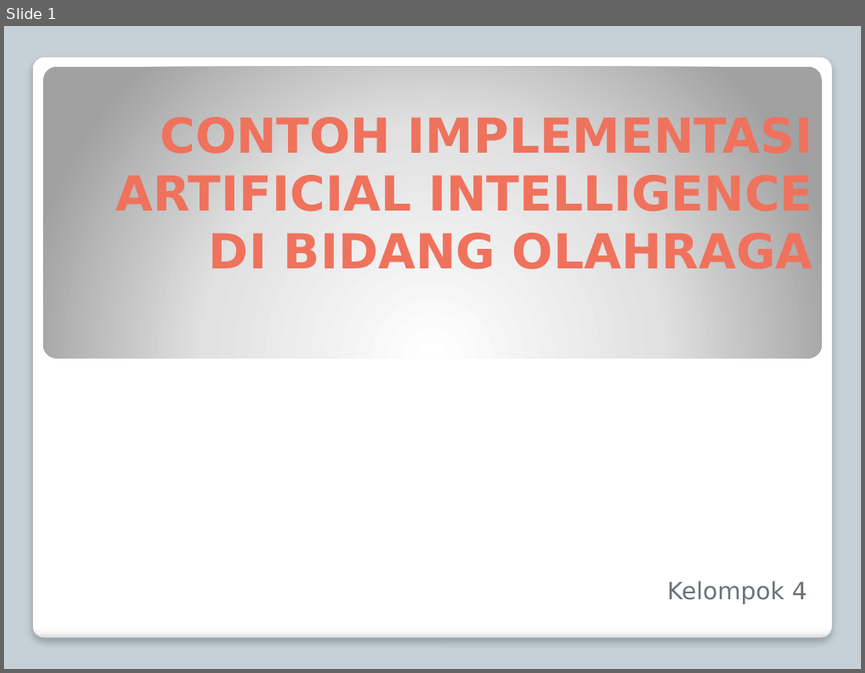
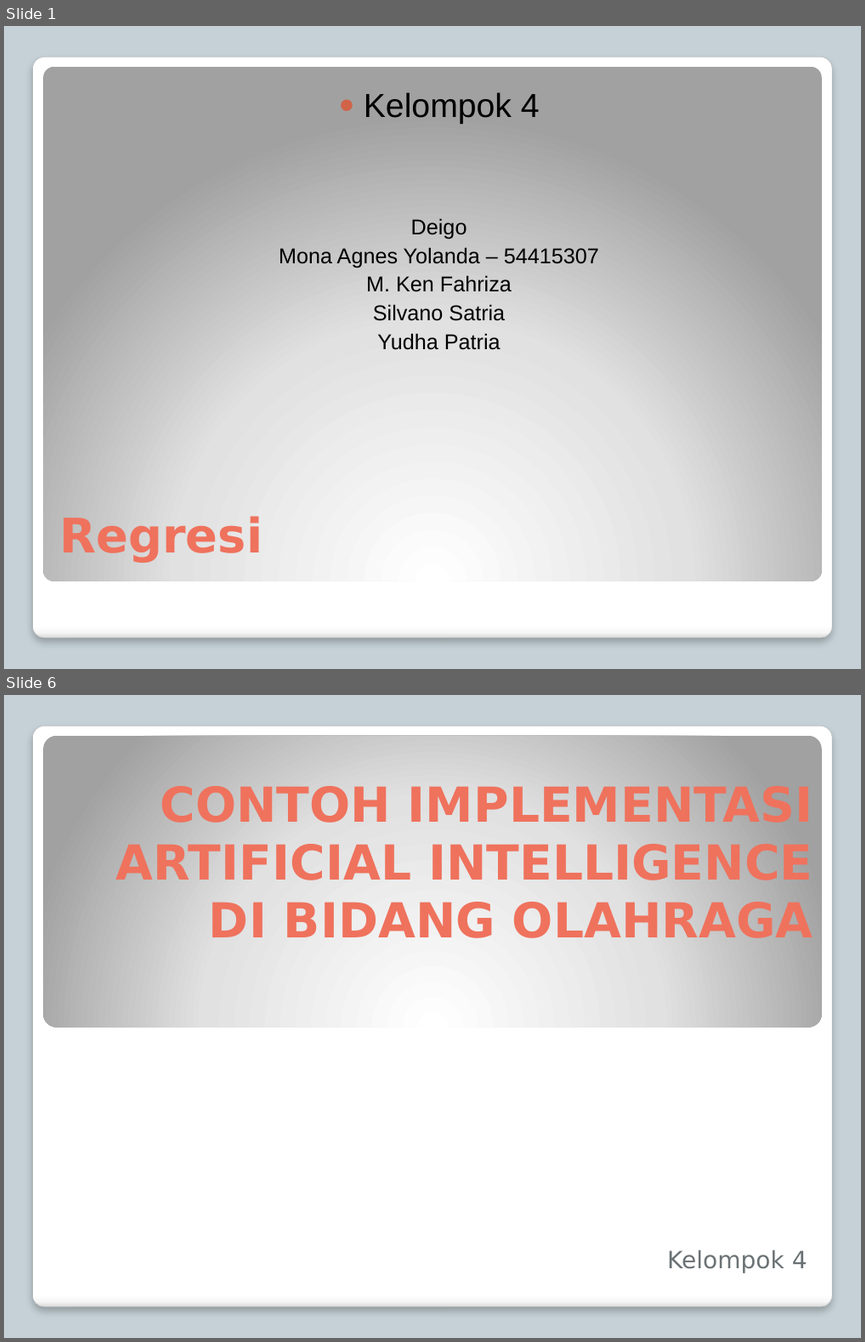
Before and after one commit to yudhapatria/Pengantar-Algoritma-Deep-Learning, a slide deck: Tugas 3/Kelompok 4.pptx. Shown one above the other, each under a label of ours: slide 1 before the commit, slides 1 and 6 after it; the slides between them are not shown. The pictures are 865x673 and 865x1342 pixels, drawn with LibreOffice and Linux fonts; fonts in the diff are those of the drawing. Boxes give left, top, right and bottom in pixels: in the first picture for what was removed or moved away, otherwise in the second. Text is boxed around its words. In the diff, an @@ line names an element or a change of style, - is before the commit and + after.

Commit message:
Tugas Kelompok

```diff
--- a/Tugas 3/Kelompok 4.pptx
+++ b/Tugas 3/Kelompok 4.pptx
@@ slide 1 added at [4,26,861,669], background #C5D1D7; not listed: 1 template element that a slide beside it also shows @@
@@ rounded rectangle added at [43,66,822,580], fill gradient #FFFFFF to #E1E1E1 to #A2A2A2 @@
@@ text added at [279,92,599,350], 18 pt, text #000000 @@
+● Kelompok 4
+Deigo
+Mona Agnes Yolanda – 54415307
+M. Ken Fahriza
+Silvano Satria
+Yudha Patria
@@ title added at [59,514,262,562], 40 pt, text #F0735E, bold @@
+Regresi
@@ what was slide 1 is now slide 6 @@
```
Also in this commit, not shown: 4 other slides added, 1 other file.
